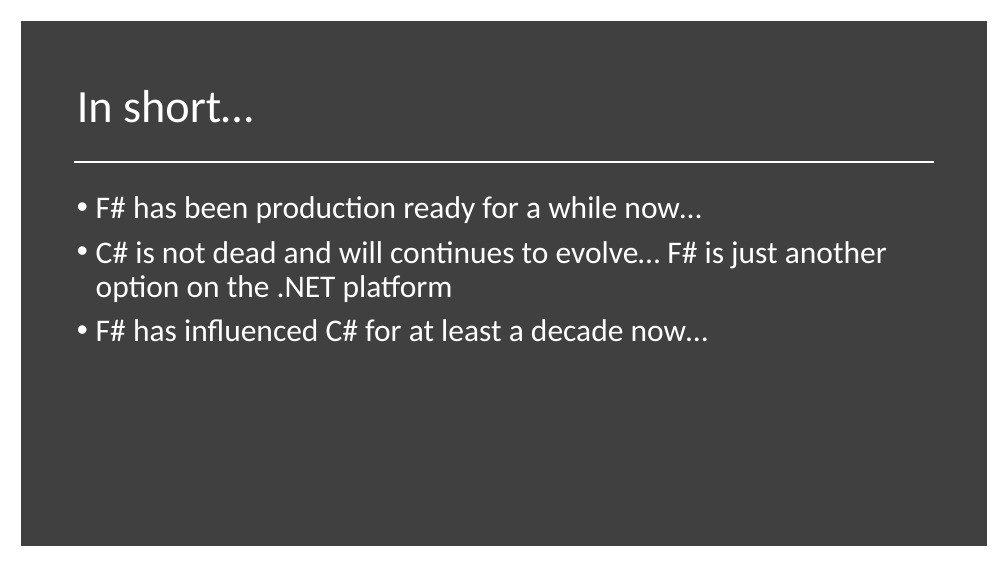
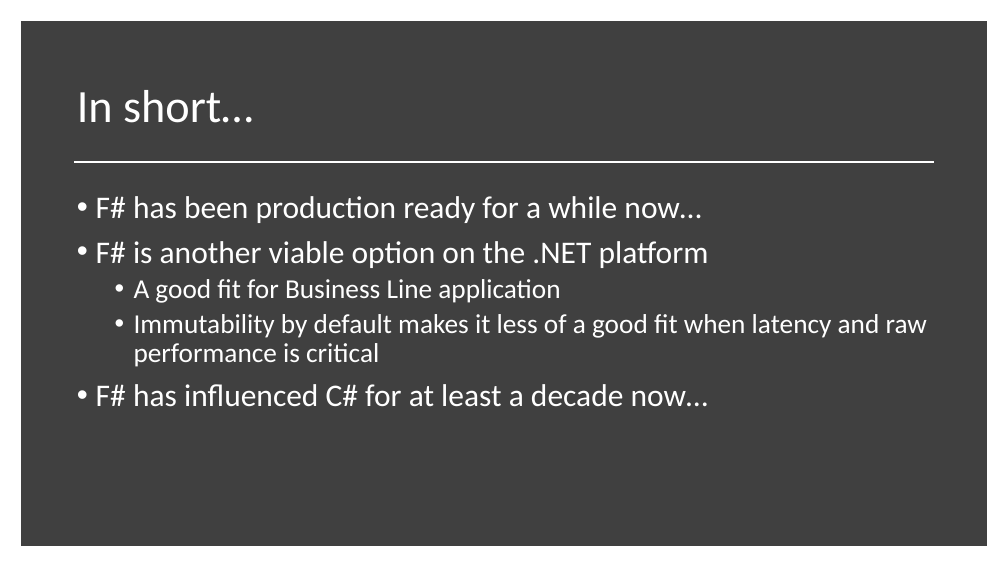
Before and after one commit to essic/prez-why-fsharp, a slide deck: slide 36 of WhyFSharp.pptx (slide 37 before the commit). Drawn at 1008x567 pixels with LibreOffice and Linux fonts; fonts in the diff are those of the drawing. Boxes give left, top, right and bottom in pixels: in the first picture for what was removed or moved away, otherwise in the second. Text is boxed around its words. In the diff, an @@ line names an element or a change of style, - is before the commit and + after.

```diff
--- a/WhyFSharp.pptx
+++ b/WhyFSharp.pptx
@@ text at (96, 241, 927, 367): text changed; size 30 to 26 pt @@
-• C# is not dead and will continues to evolve… F# is just another option on the .NET platform
+• F# is another viable option on the .NET platform
+  • A good fit for Business Line application
+  • Immutability by default makes it less of a good fit when latency and raw performance is critical
```
Also in this commit, not shown: 10 other slides changed, 1 slide removed, 1 other file.
